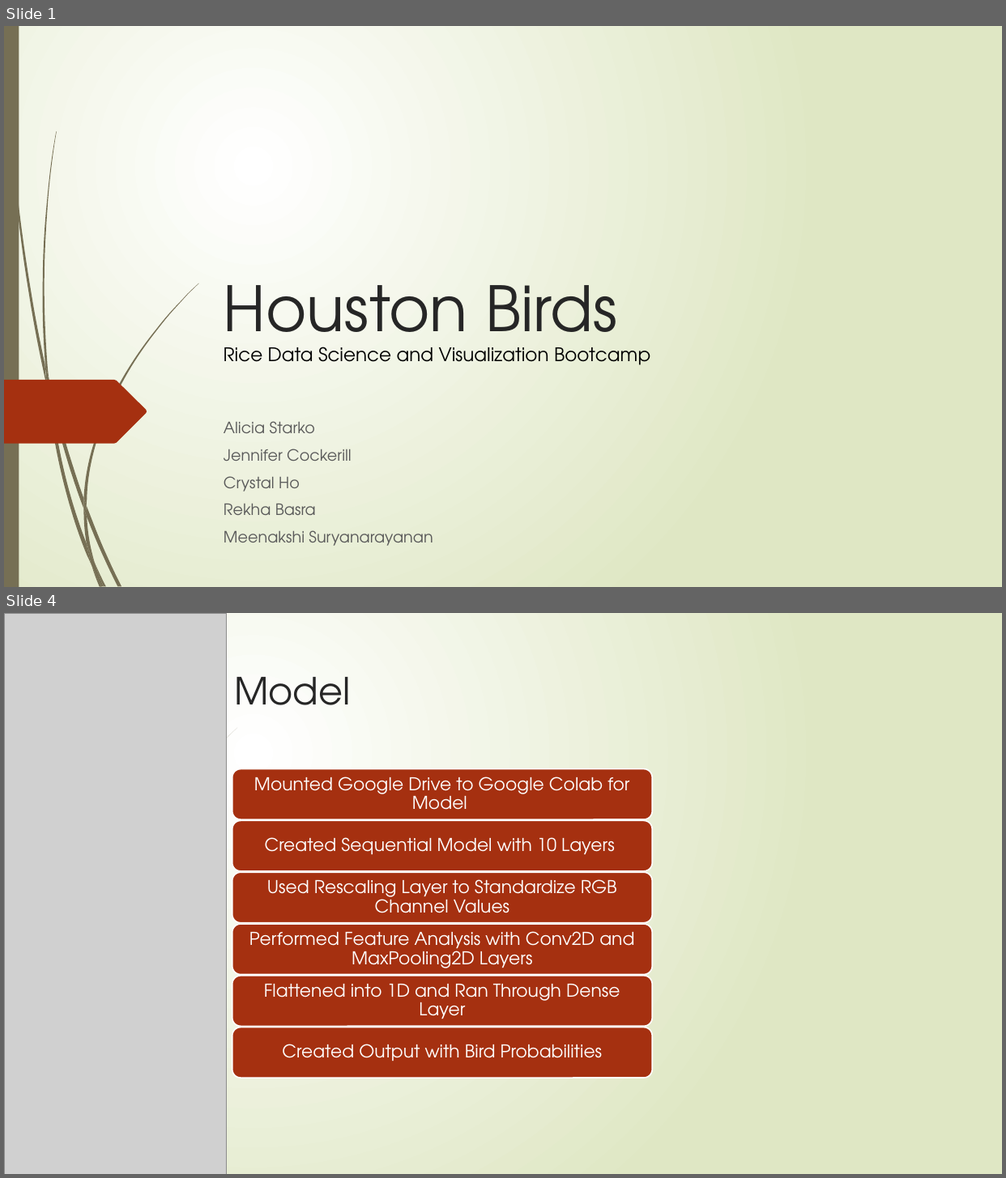
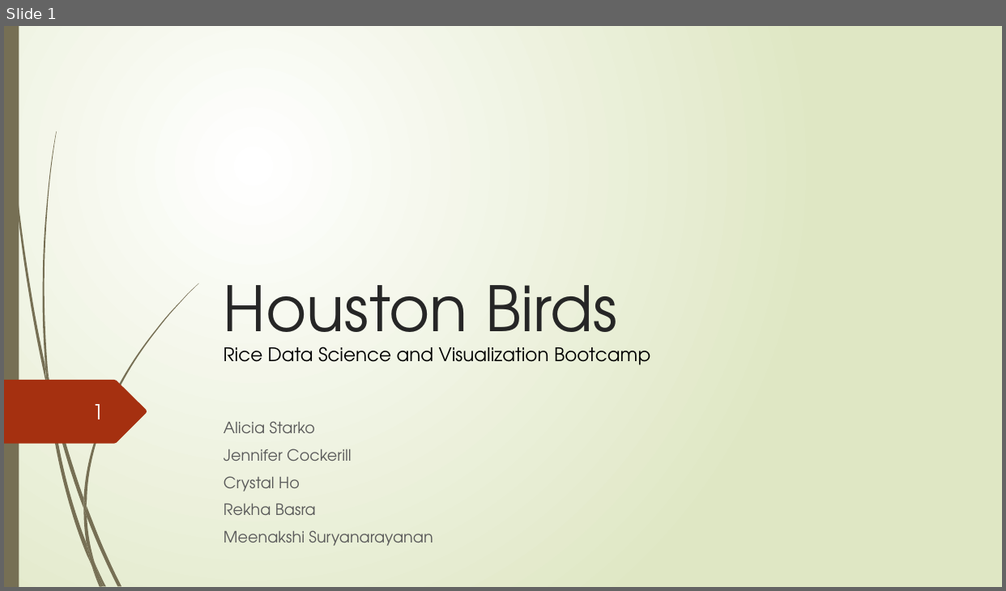
Before and after one commit to CrystalRae90/Machine_Learning_Project, a slide deck: Presentation.pptx. Shown one above the other, each under a label of ours: slides 1 and 4 before the commit, slide 1 after it; the slides between them are not shown. The pictures are 1006x1178 and 1006x591 pixels, drawn with LibreOffice and Linux fonts; fonts in the diff are those of the drawing; grey boxes stand for pictures; background and template pictures are left out. Boxes give left, top, right and bottom in pixels: in the first picture for what was removed or moved away, otherwise in the second. Text is boxed around its words. In the diff, an @@ line names an element or a change of style, - is before the commit and + after.

```diff
--- a/Presentation.pptx
+++ b/Presentation.pptx
@@ slide 4 removed at box(4, 613, 1002, 1174), background gradient #FFFFFF to #DFE8C4; not listed: 6 template elements that a slide beside it also shows @@
@@ rectangle removed at box(4, 613, 19, 1174) @@
@@ picture removed at box(4, 613, 227, 1174) @@
@@ freeform shape removed at box(4, 671, 134, 713) @@
@@ text removed at box(234, 677, 351, 705) @@
-Model
@@ group removed at box(232, 769, 652, 1079): 6 rounded rectangles, 6 texts @@
-Mounted Google Drive to Google Colab for Model
-Created Sequential Model with 10 Layers
-Used Rescaling Layer to Standardize RGB Channel Values
-Performed Feature Analysis with Conv2D and MaxPooling2D Layers
-Flattened into 1D and Ran Through Dense Layer
-Created Output with Bird Probabilities
@@ group removed at box(6, 613, 121, 1174): 5 freeform shapes @@
@@ slide 1 changed as well @@
@@ page number added at box(92, 404, 104, 420), 20 pt, text #FEFFFF @@
+1
```
Also in this commit, not shown: 7 other slides changed, 3 slides added.
